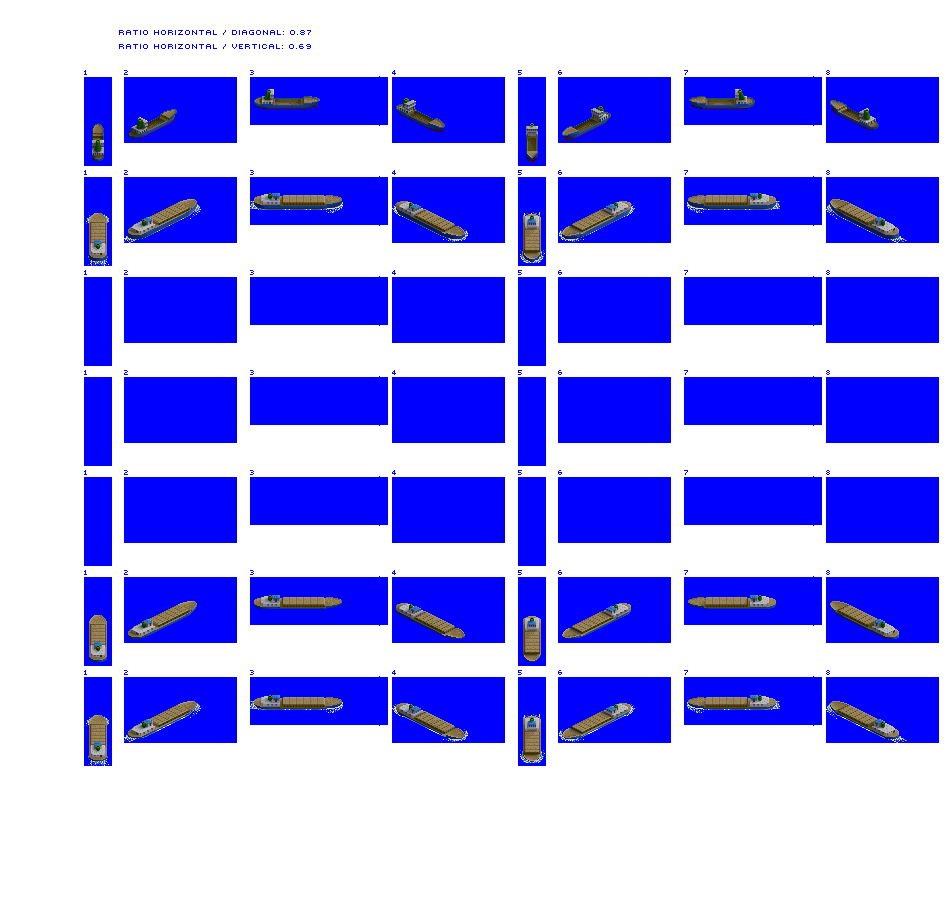
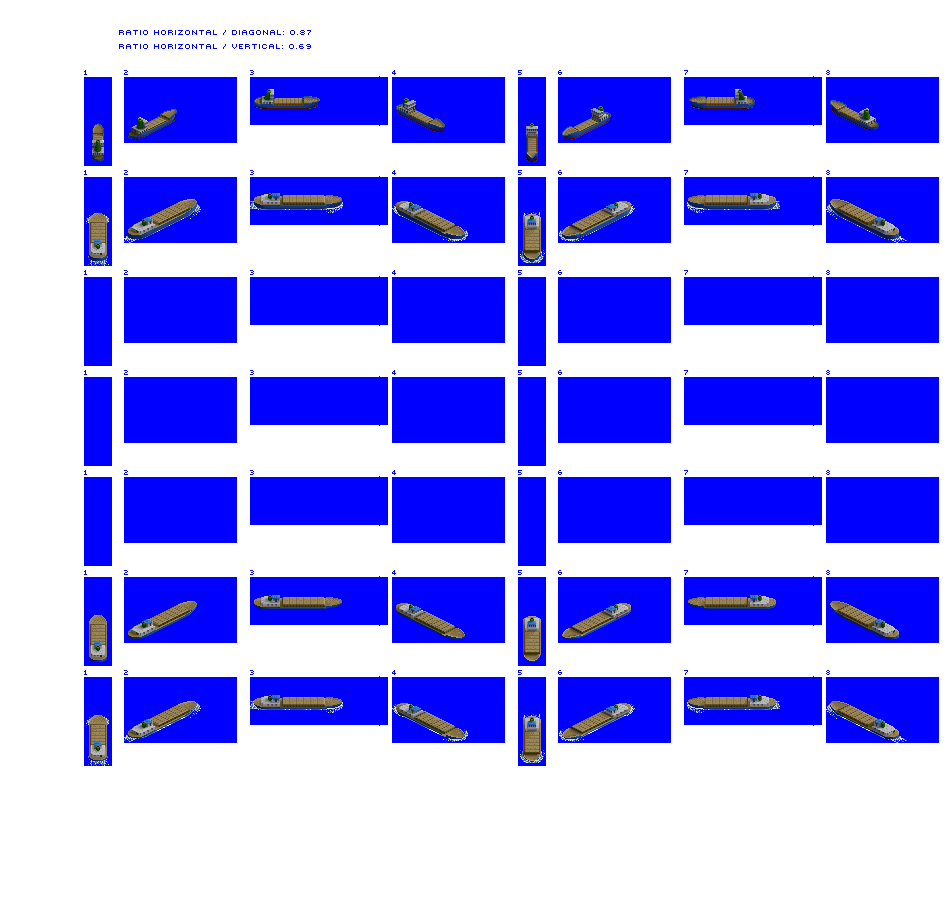
Layers edited between the first and the second 950×900 image:
added layer "Hatch covers" above "Trader unloaded" over [93, 97, 860, 152]
painted on "Trader unloaded" over [92, 105, 878, 162]
